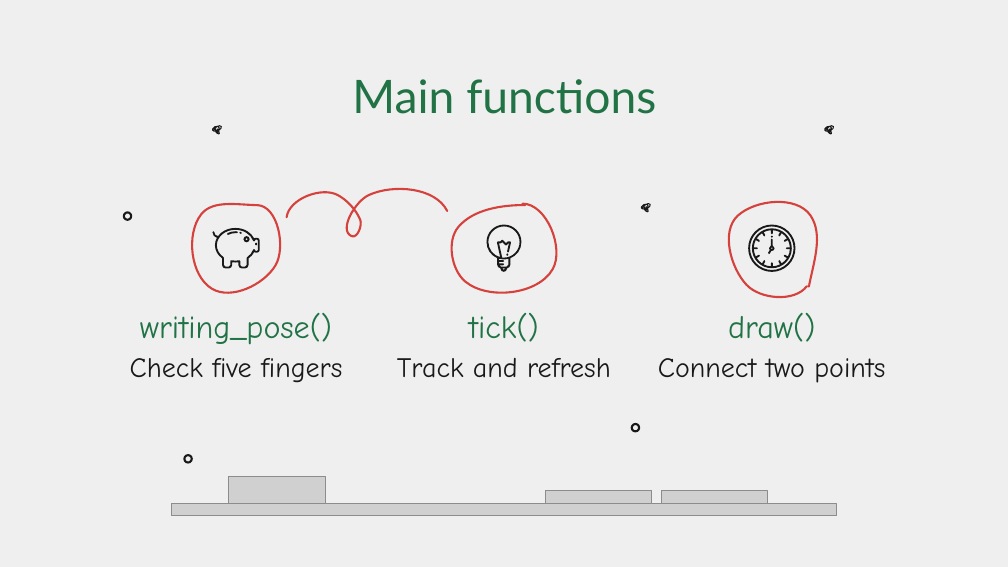
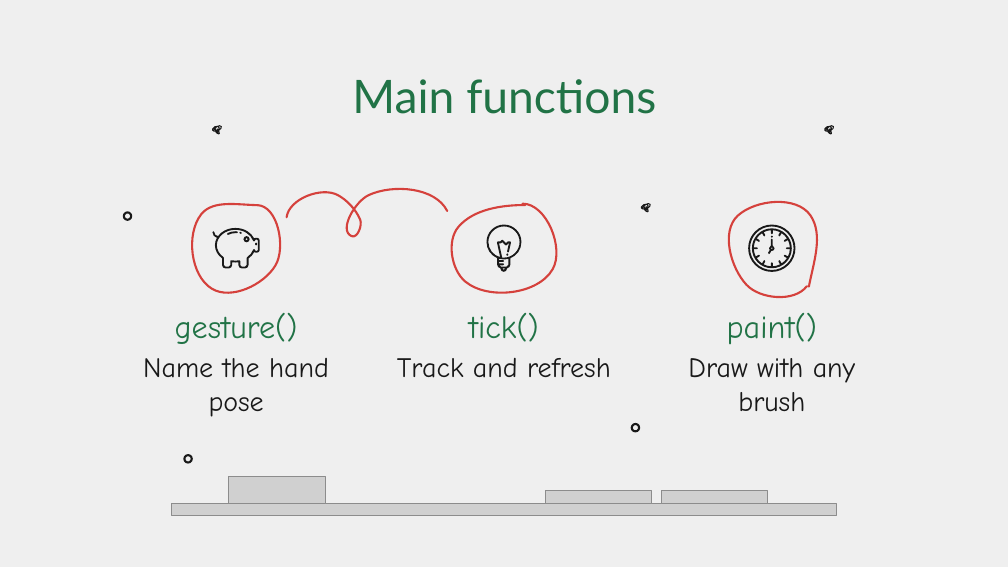
Before and after one commit to thiyatira/AirInk, a slide deck: slide 7 of documents/presentation/AirInk_Presentation.pptx. Drawn at 1008x567 pixels with LibreOffice and Linux fonts; fonts in the diff are those of the drawing; grey boxes stand for pictures; background and template pictures are left out. Boxes give left, top, right and bottom in pixels: in the first picture for what was removed or moved away, otherwise in the second. Text is boxed around its words. In the diff, an @@ line names an element or a change of style, - is before the commit and + after.

Commit message:
Add brushes, shapes, flower stamps, undo/redo and colourful themes
- Nine brushes, eraser, eight shapes and eight flower stamps
- Undo/redo (30 steps) with a hold-two-fingers undo gesture
- Five UI themes, ten boards, colour picker, gallery and snapshot
- 26 automated checks in tests/
- Update report and presentation (PPTX + PDF) and screenshots

```diff
--- a/documents/presentation/AirInk_Presentation.pptx
+++ b/documents/presentation/AirInk_Presentation.pptx
@@ subtitle at box(175, 313, 298, 344): text changed @@
-writing_pose()
+gesture()
@@ subtitle at box(727, 313, 817, 344): text changed @@
-draw()
+paint()
@@ subtitle at box(143, 358, 329, 417): text changed @@
-Check five fingers
+Name the hand pose
@@ subtitle at box(688, 358, 855, 412): text changed @@
-Connect two points
+Draw with any brush
```
Also in this commit, not shown: 6 other slides changed, 1 slide added, 1 slide removed, 11 other files.
